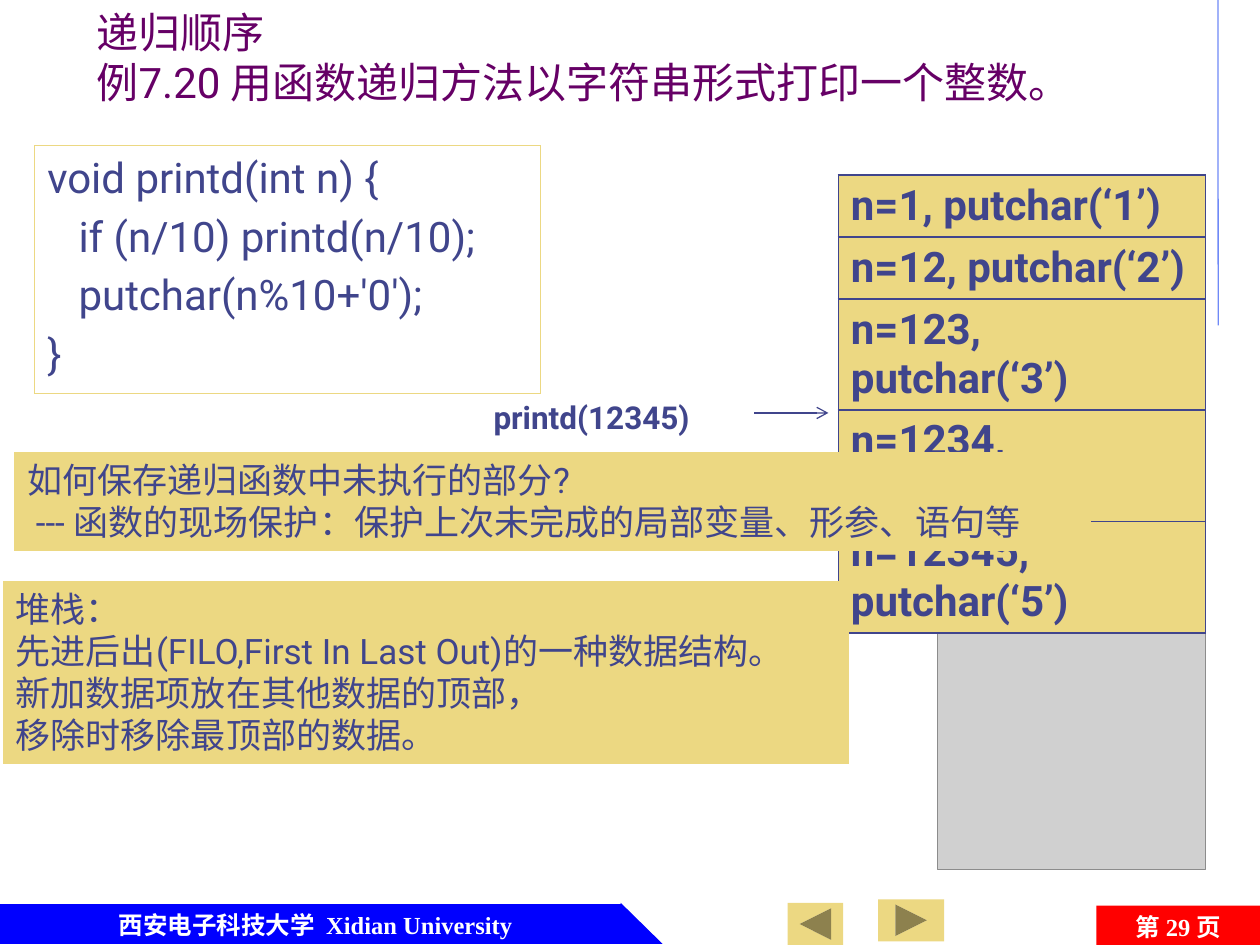
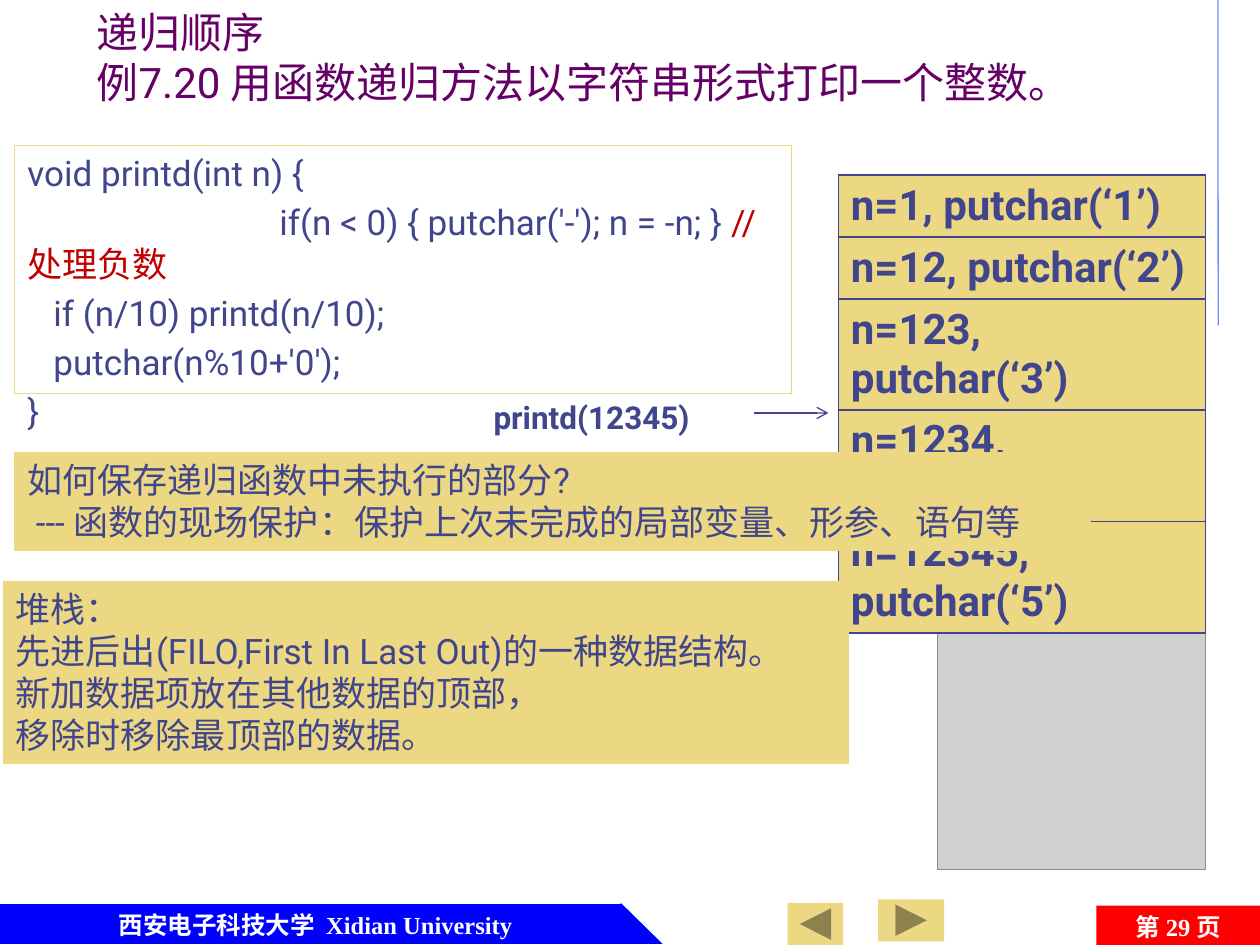
Before and after one commit to jtrfid/C-Repositories, a slide deck: slide 29 of 2016/C语言/课件/第7章 函数及变量存储类型.pptx. Drawn at 1260x945 pixels with LibreOffice and Linux fonts; fonts in the diff are those of the drawing; grey boxes stand for pictures; background and template pictures are left out. Boxes give left, top, right and bottom in pixels: in the first picture for what was removed or moved away, otherwise in the second. Text is boxed around its words. In the diff, an @@ line names an element or a change of style, - is before the commit and + after.

```diff
--- a/2016/C语言/课件/第7章 函数及变量存储类型.pptx
+++ b/2016/C语言/课件/第7章 函数及变量存储类型.pptx
@@ text "void printd(int n) {": place and size @@
-text "void printd(int n) {" at box(35, 145, 542, 393)
+text "void printd(int n) {" at box(15, 145, 791, 393)
@@ text at box(27, 158, 384, 383): size 24 to 20 pt in "void printd(int n) {", "if (n/10) printd(n/10);", "putchar(n%10+'0');", "}" @@
@@ text at box(27, 207, 701, 280): paragraph added @@
+if(n < 0) { putchar('-'); n = -n; } // 处理负数
```
Also in this commit, not shown: 1 other slide changed, 6 other files.
